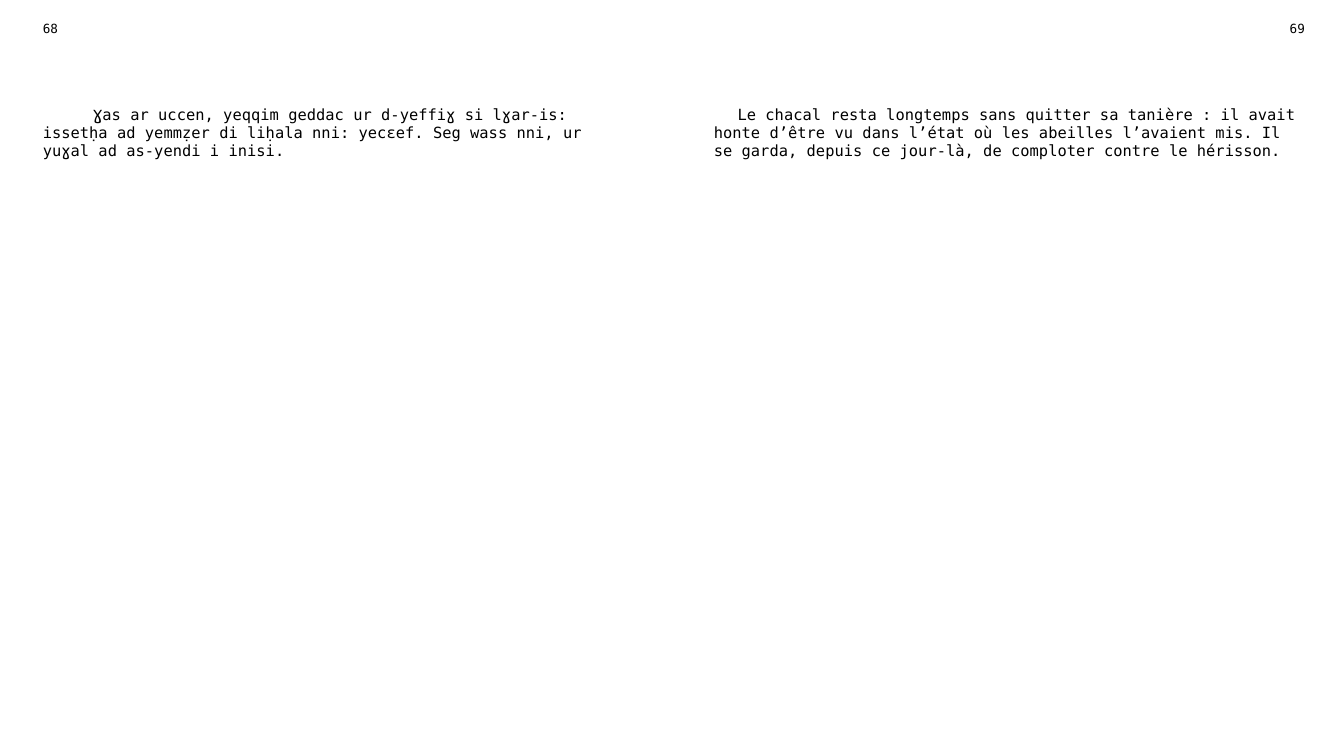
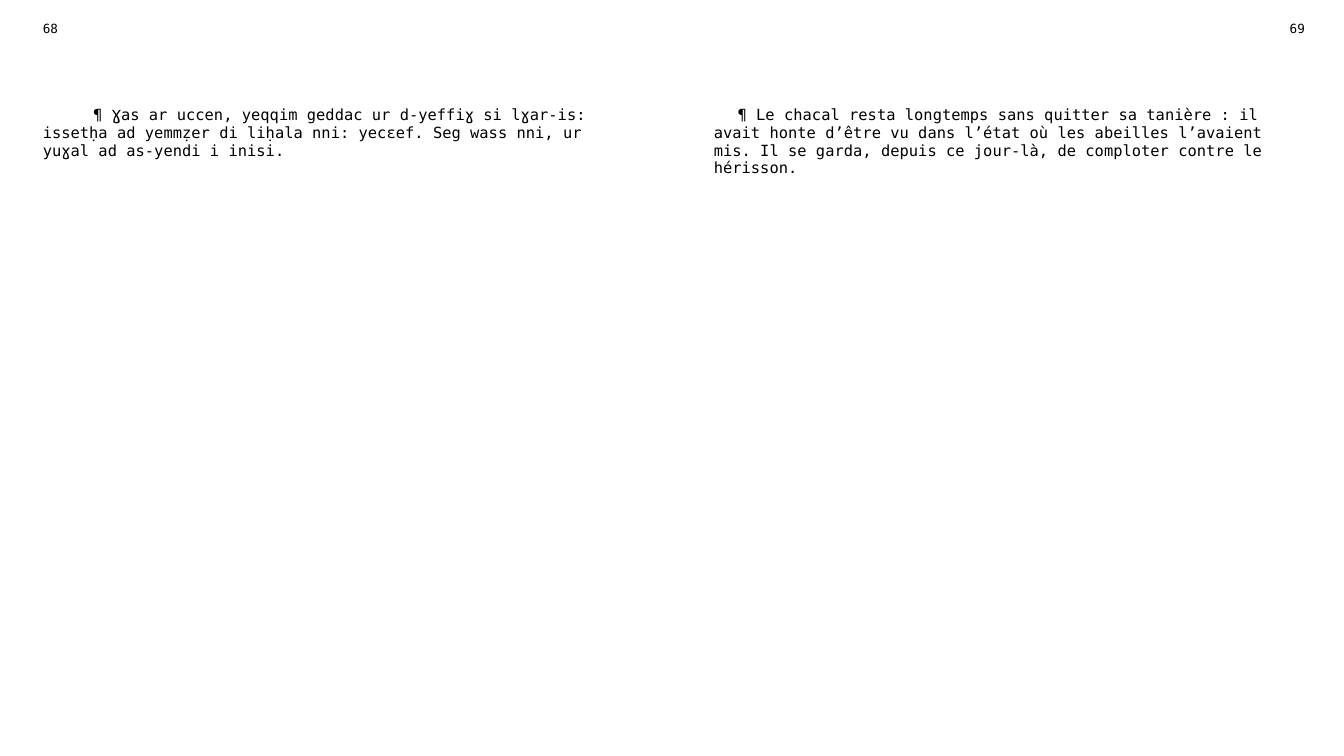
Before and after one commit to sferhah/tamacahut_n_wuccen, a slide deck: slide 30 of Uccen.ConsoleApp/uccen.pptx. Drawn at 1344x756 pixels with LibreOffice and Linux fonts; fonts in the diff are those of the drawing. Boxes give left, top, right and bottom in pixels: in the first picture for what was removed or moved away, otherwise in the second. Text is boxed around its words. In the diff, an @@ line names an element or a change of style, - is before the commit and + after.

```diff
--- a/Uccen.ConsoleApp/uccen.pptx
+++ b/Uccen.ConsoleApp/uccen.pptx
@@ table at [32,16,1315,729] @@
-row 3, column 1: Ɣas ar uccen, yeqqim geddac ur d-yeffiɣ si lɣar-is: issetḥa ad yemmẓer di liḥala nni: yecɛef. Seg wass nni, ur yuɣal ad as-yendi i inisi.
+row 3, column 1: ¶ Ɣas ar uccen, yeqqim geddac ur d-yeffiɣ si lɣar-is: issetḥa ad yemmẓer di liḥala nni: yecɛef. Seg wass nni, ur yuɣal ad as-yendi i inisi.
-row 3, column 3: Le chacal resta longtemps sans quitter sa tanière : il avait honte d’être vu dans l’état où les abeilles l’avaient mis. Il se garda, depuis ce jour-là, de comploter contre le hérisson.
+row 3, column 3: ¶ Le chacal resta longtemps sans quitter sa tanière : il avait honte d’être vu dans l’état où les abeilles l’avaient mis. Il se garda, depuis ce jour-là, de comploter contre le hérisson.
```
Also in this commit, not shown: 14 other slides changed, 3 other files.
